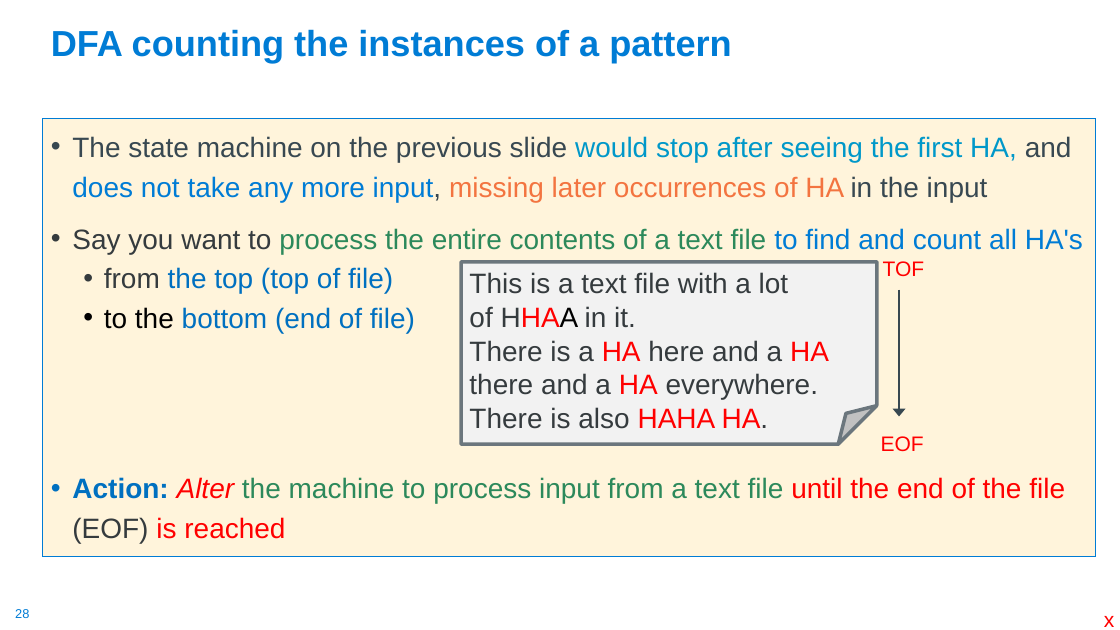
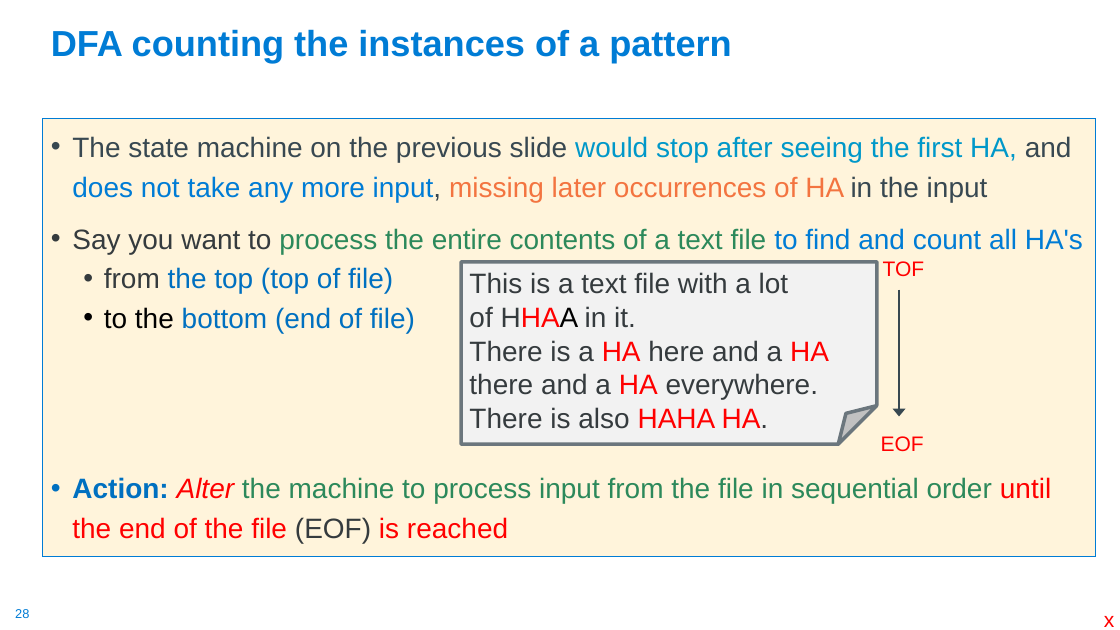
Before and after one commit to cse30-sp24/Muller-Slides, a slide deck: slide 28 of 01-C-Part1.pptx. Drawn at 1120x630 pixels with LibreOffice and Linux fonts; fonts in the diff are those of the drawing. Boxes give left, top, right and bottom in pixels: in the first picture for what was removed or moved away, otherwise in the second. Text is boxed around its words. In the diff, an @@ line names an element or a change of style, - is before the commit and + after.

```diff
--- a/01-C-Part1.pptx
+++ b/01-C-Part1.pptx
@@ text at bbox=[72, 477, 1051, 544]: text changed @@
-• Action: Alter the machine to process input from a text file until the end of the file (EOF) is reached
+• Action: Alter the machine to process input from the file in sequential order until the end of the file (EOF) is reached
```
Also in this commit, not shown: 12 other slides changed, 1 slide added, 1 other file.
